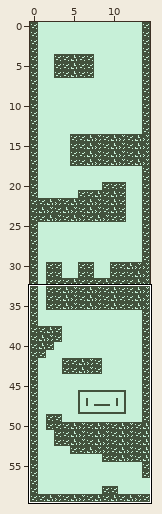
Two states of a Tiled map, maps/map_test.tmx. The first picture is a wide view before the edit; the outline marks the close-up.
Close-up. Before the commit:
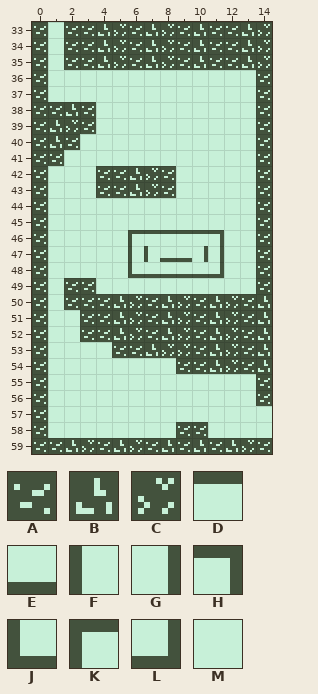
Cells are 8x8 px. Shown: x 0..14, y 33..59. The commit also changed other parts of the map, which this record leaves out.
Key: from "sprite_sheet": A 24, B 25, C 26, D 31, E 31 turned 180, F 31 turned 270, G 31 turned 90, H 32, J 32 turned 180, K 32 turned 270, L 32 turned 90, M 51.
_ is an empty cell.
Layer "Layer 1" before, first column x 0:
33 AMAABCABCABAABC
34 AMAABCABCABAABC
35 AMAABCABCABAABC
36 AMMMMMMMMMMMMMA
37 AMMMMMMMMMMMMMA
38 AABAMMMMMMMMMMA
39 ABCAMMMMMMMMMMA
40 ABAMMMMMMMMMMMA
41 AAMMMMMMMMMMMMA
42 AMMMAABCAMMMMMA
43 AMMMAABCAMMMMMA
44 AMMMMMMMMMMMMMA
45 AMMMMMMMMMMMMMA
46 AMMMMMKDDDDHMMA
47 AMMMMMFFEEGGMMA
48 AMMMMMJEEEELMMA
49 AMAAMMMMMMMMMMA
50 AMAAABCABCABCAB
51 AMMAABCABCABCAB
52 AMMAABCABCABCAB
53 AMMMMAABCCABCAB
54 AMMMMMMMMAABCAB
55 AMMMMMMMMMMMMMA
56 AMMMMMMMMMMMMMA
57 AMMMMMMMMMMMMMM
58 AMMMMMMMMAAMMMM
59 AABCABCABABABCA
The same view after the edit:
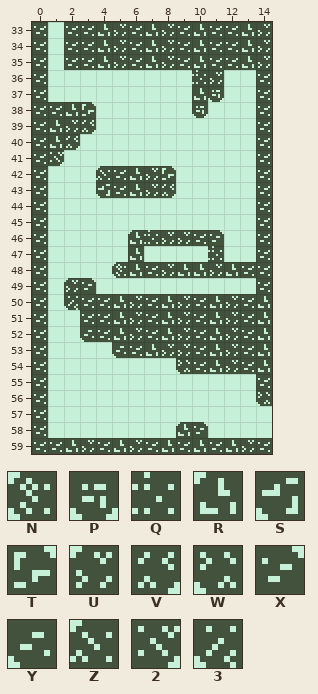
Further tiles: from "sprite_sheet": N 9, P 19 turned 270, Q 27, R 35, S 35 turned 270, T 35 turned 90, U 36, V 36 turned 180, W 36 turned 270, X 37, Y 37 turned 180, Z 38, 2 38 turned 180, 3 38 turned 270.
Difference:
{"where": "layer \"Layer 1\""}
{"y":36,"x":10,"old":"MM","new":"QC"}
{"y":37,"x":10,"old":"MM","new":"BP"}
{"y":38,"x":3,"old":"A","new":"T"}
{"y":38,"x":10,"old":"M","new":"P"}
{"y":39,"x":3,"old":"A","new":"V"}
{"y":40,"x":2,"old":"A","new":"V"}
{"y":41,"x":1,"old":"A","new":"2"}
{"y":42,"x":4,"old":"A","new":"Z"}
{"y":42,"x":8,"old":"A","new":"T"}
{"y":43,"x":4,"old":"A","new":"S"}
{"y":43,"x":8,"old":"A","new":"V"}
{"y":46,"x":6,"old":"KDDDDH","new":"RQCCAX"}
{"y":47,"x":6,"old":"FFEEGG","new":"BMMMMQ"}
{"y":48,"x":5,"old":"MJEEEELMM","new":"NBACBBCBA"}
{"y":49,"x":2,"old":"AA","new":"UX"}
{"y":50,"x":2,"old":"A","new":"3"}
{"y":52,"x":3,"old":"A","new":"Y"}
{"y":53,"x":5,"old":"A","new":"Y"}
{"y":54,"x":9,"old":"A","new":"W"}
{"y":56,"x":14,"old":"A","new":"W"}
{"y":58,"x":9,"old":"AA","new":"RX"}
